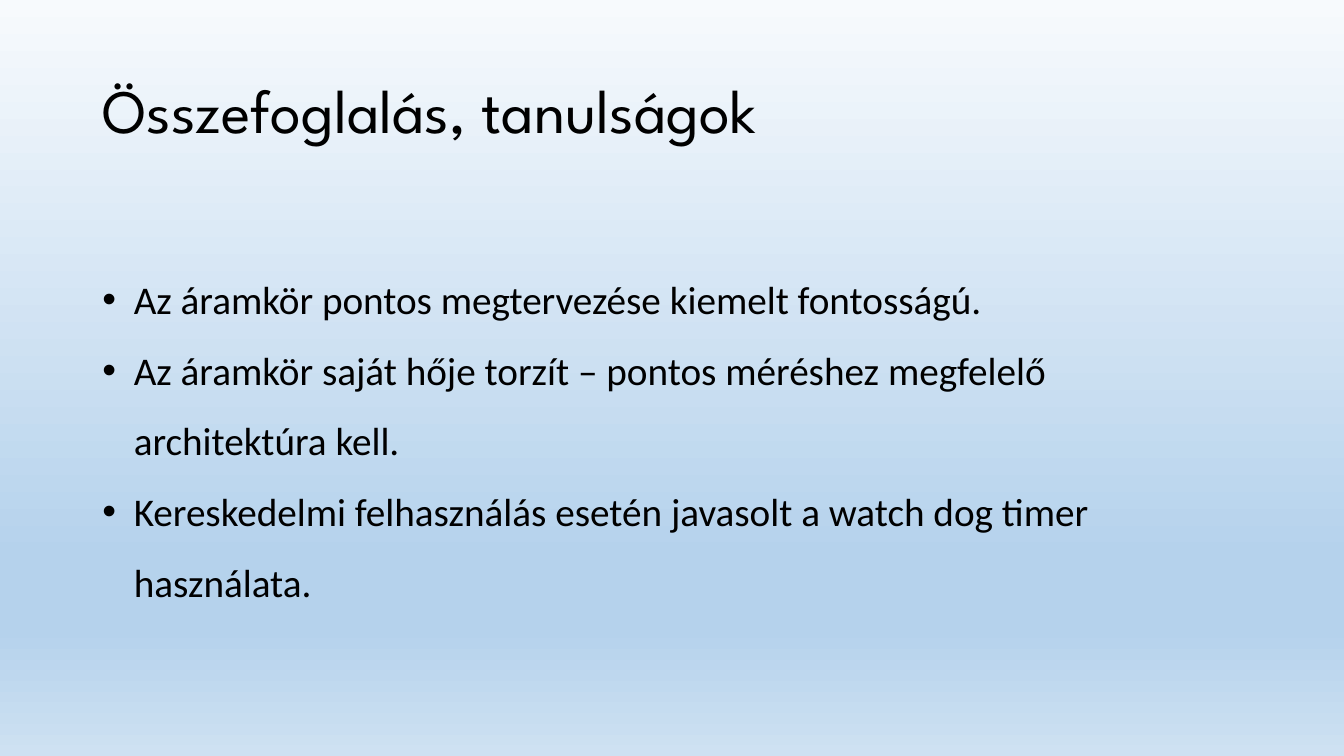
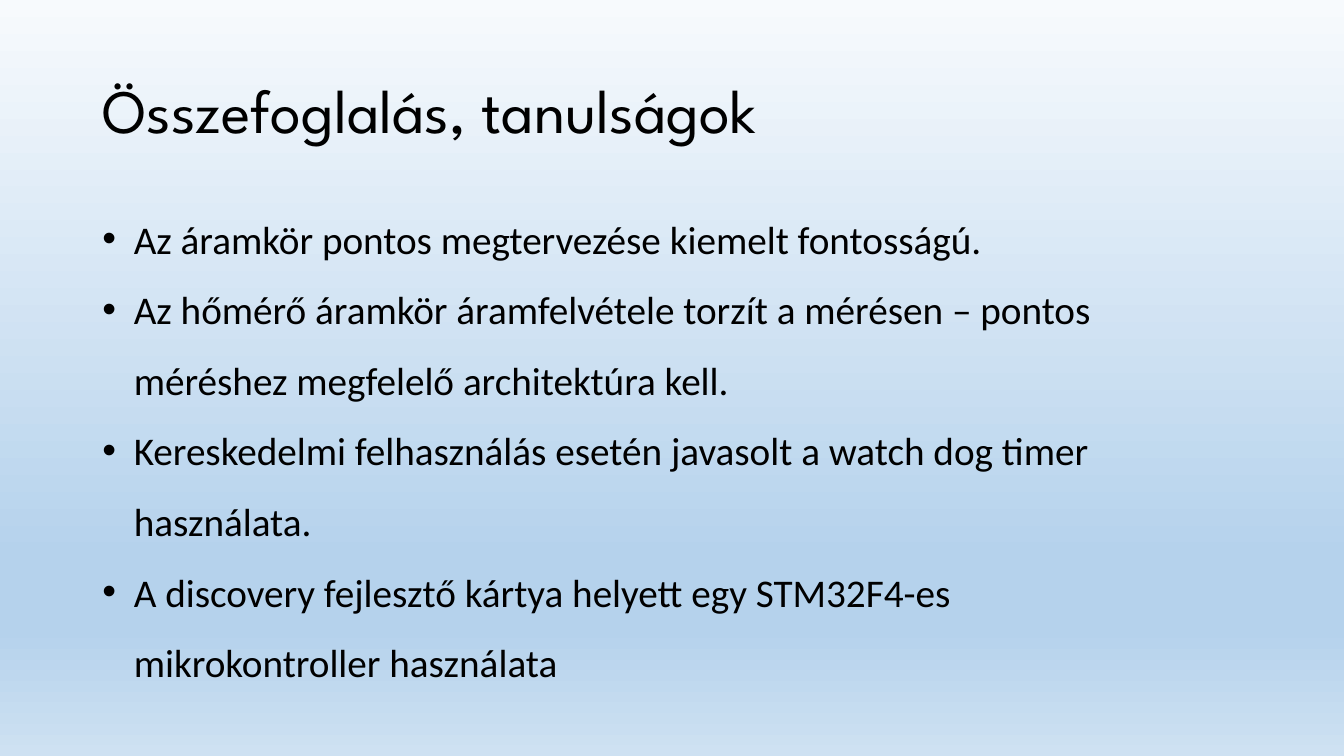
Before and after one commit to foltanyi/modularis_homero, a slide deck: slide 12 of Moduláris digitalis hőmérő fejlesztése.pptx. Drawn at 1344x756 pixels with LibreOffice and Linux fonts; fonts in the diff are those of the drawing. Boxes give left, top, right and bottom in pixels: in the first picture for what was removed or moved away, otherwise in the second. Text is boxed around its words. In the diff, an @@ line names an element or a change of style, - is before the commit and + after.

```diff
--- a/Moduláris digitalis hőmérő fejlesztése.pptx
+++ b/Moduláris digitalis hőmérő fejlesztése.pptx
@@ text "Az áramkör pontos megtervezése kiemelt ...": place and size @@
-text "Az áramkör pontos megtervezése kiemelt ..." at box(134, 286, 1088, 598)
+text "Az áramkör pontos megtervezése kiemelt ..." at box(134, 226, 1090, 678)
@@ text at box(134, 296, 1090, 402): text changed @@
-• Az áramkör saját hője torzít – pontos méréshez megfelelő architektúra kell.
+• Az hőmérő áramkör áramfelvétele torzít a mérésen – pontos méréshez megfelelő architektúra kell.
@@ text at box(134, 579, 951, 678): paragraph added @@
+• A discovery fejlesztő kártya helyett egy STM32F4-es mikrokontroller használata
```
Also in this commit, not shown: 3 other slides changed, 1 slide added.
